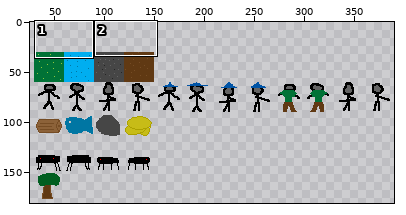
Sprite sheet: img/textures.png. The picture above shows the old version from afar; the outline marks the close-up.
Close-up. The starting point:
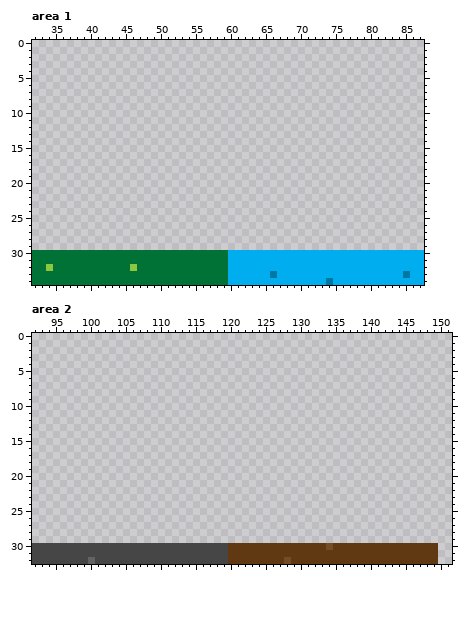
The file is 390x300 pixels. Colours within 5 levels of each other are drawn and written as one. Shown: area 1: x 32..87, y 0..34; area 2: x 92..151, y 0..32. The wide view leaves out empty margins. The commit also changed other parts of the picture, which this record leaves out.
The result:
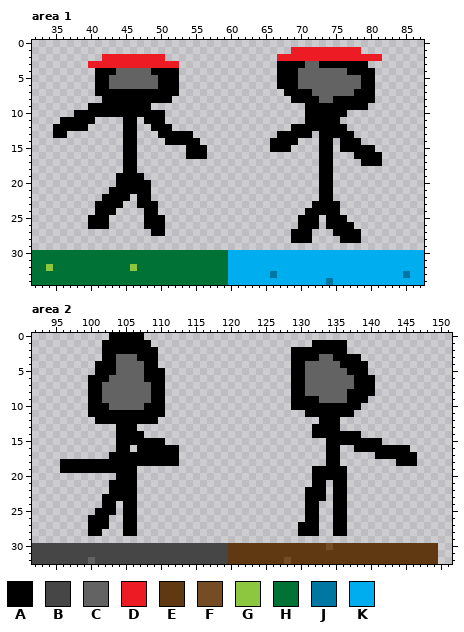
Palette (. is transparent): A #000000  B #464646  C #636363  D #ed1c24  E #603913  F #754c24  G #8dc63f  H #007236  J #0076a3  K #00aef0
What changed:
Changed rows in their new state; - is an unchanged pixel.
Area 1:
first column x 35:
 1 ----------------------------------DDDDDDDDDD---
 2 -------DDDDDDDDD----------------DDDDDDDDDDDDDDD
 3 -----DDDDDDDDDDDDD--------------AAAACCAAAAAAA--
 4 ------AAACCCCCAAAA--------------AAACCCCCCCAAAA-
 5 ------AACCCCCCCAAA--------------AAACCCCCCCCCAA-
 6 ------AACCCCCCCAAA--------------AAACCCCCCCCCAA-
 7 ------AAAAAAAAAAAA---------------AAAACCCCCCAAA-
 8 -------AAAAAAAAAA-----------------AAAACCAAAAAA-
 9 -----AAAAAAAAA----------------------AAAAAAAAA--
10 ---AAAAAAAAAAAAA--------------------AAAAAA-----
11 -AAAAA----AA-AAA--------------------AAAAA------
12 AAAAA-----AA--AAA-----------------AAAAAAAA-----
13 AA--------AA---AAAAA------------AAAAA-AAAAA----
14 ----------AA----AAAAA----------AAAA---AA-AAA---
15 ----------AA-------AAA---------AAA----AA-AAAAA-
16 ----------AA-------AAA----------------AA---AAAA
17 ----------AA--------------------------AA----AAA
18 ----------AA--------------------------AA-------
19 ---------AAAA-------------------------AA-------
20 ---------AAAAA------------------------AA-------
21 --------AAAAAA------------------------AA-------
22 -------AAAA-AA------------------------AA-------
23 ------AAAA--AAA----------------------AAAA------
24 ------AAA----AA---------------------AAAAA------
25 -----AAA-----AAA-------------------AAA-AAA-----
26 -----AAA-----AAA-------------------AAA-AAAA----
27 --------------AA------------------AAA---AAAA---
28 ----------------------------------AAA----AAA---
Area 2:
first column x 96:
 0 -------AAAAA---------------------------------------
 1 ------AAAAAAA-----------------------AAAAA----------
 2 ------AAAAAAAA-------------------AAAAAAAA----------
 3 ------AACCCAAA-------------------AAAACCAAAA--------
 4 -----AAACCCCAA-------------------AACCCCCAAAA-------
 5 -----AAACCCCAAA------------------AACCCCCCAAA-------
 6 ----AAACCCCCAAA------------------AACCCCCCCAAA------
 7 ----AACCCCCCCAA------------------AACCCCCCCAAA------
 8 ----AACCCCCCCAA------------------AACCCCCCAAAA------
 9 ----AACCCCCCCAA------------------AAAACCCCAAA-------
10 ----AAACCCCCAAA------------------AAAAAAAAAA--------
11 ----AAAAAAAAAAA--------------------AAAAAAA---------
12 -----AAAAAAAAA-----------------------AAA-----------
13 --------AAA-------------------------AAAA-----------
14 --------AAAA------------------------AAAAAAA--------
15 --------AAAAAAA-----------------------AAAAAAAA-----
16 --------AA-AAAAAA---------------------AA--AAAAAAAA-
17 -------AAAAAAAAAA---------------------AA-----AAAAAA
18 AAAAAAAAAAAAAAAAA---------------------AA--------AAA
19 AAAAAAAAAAA-------------------------AAAAA----------
20 --------AAA-------------------------AAAAA----------
21 -------AAAA-------------------------AA-AA----------
22 -------AAAA------------------------AAA-AA----------
23 ------AAAAA------------------------AAA-AA----------
24 ------AA-AA------------------------AA--AA----------
25 -----AAA-AA------------------------AA--AA----------
26 ----AAA--AA------------------------AA--AA----------
27 ----AAA--AA-----------------------AAA--AA----------
28 ----AA---AA-----------------------AAA--AA----------
Pixel boxes of the changes (left, top, right, bottom) in both close-ups:
added: (270, 47, 382, 243)
added: (53, 54, 207, 236)
added: (60, 333, 179, 536)
added: (291, 340, 417, 536)
